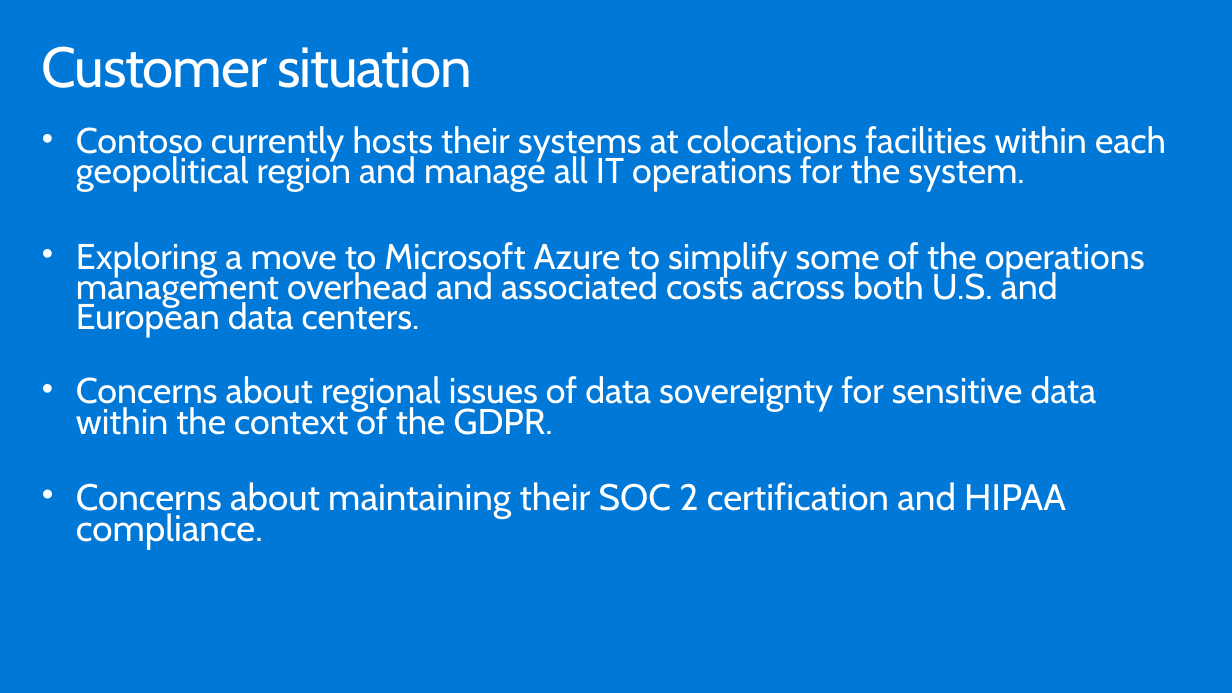
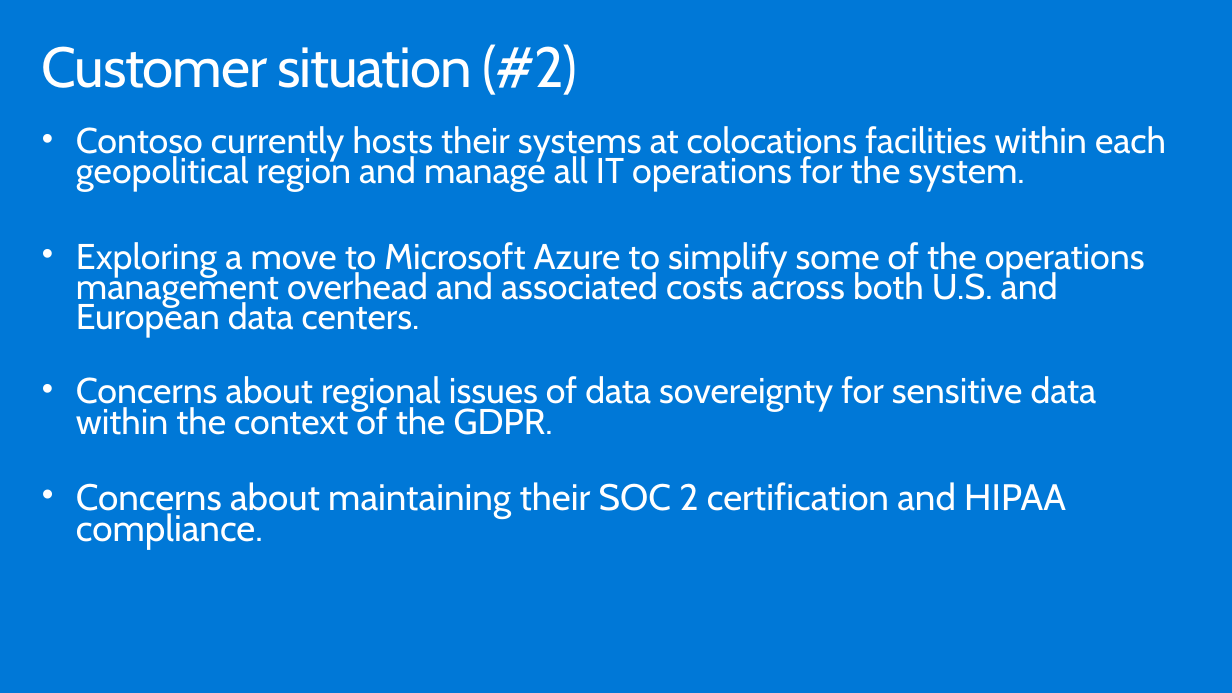
Before and after one commit to tejaswini972/MCW-Security-baseline-on-Azure, a slide deck: slide 5 of Whiteboard design session/WDS trainer presentation - Security baseline on Azure.pptx. Drawn at 1232x693 pixels with LibreOffice and Linux fonts; fonts in the diff are those of the drawing. Boxes give left, top, right and bottom in pixels: in the first picture for what was removed or moved away, otherwise in the second. Text is boxed around its words. In the diff, an @@ line names an element or a change of style, - is before the commit and + after.

```diff
--- a/Whiteboard design session/WDS trainer presentation - Security baseline on Azure.pptx
+++ b/Whiteboard design session/WDS trainer presentation - Security baseline on Azure.pptx
@@ title at (42,44,577,95): text changed @@
-Customer situation
+Customer situation (#2)
```
Also in this commit, not shown: 8 other slides changed, 4 other files.
